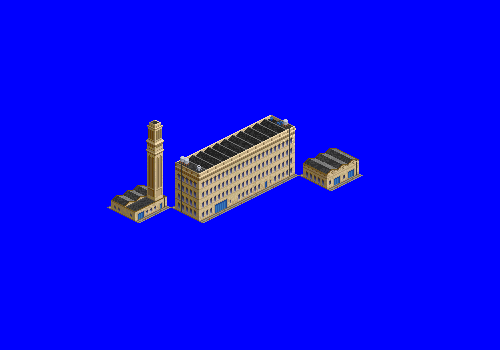
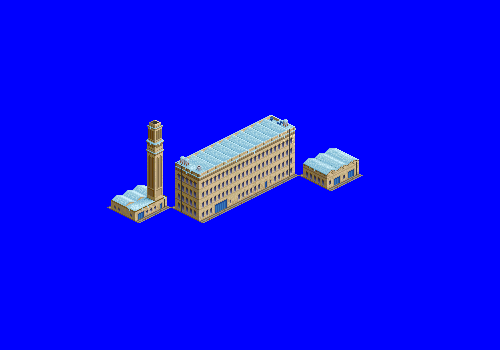
Layer changes from the first w=500, h=350 image to the second:
added layer "snow" (1st of 3, in "warehouse") in group "warehouse" over [303, 148, 359, 175]
added layer "snow" (2nd of 3, in "boilerhouse") in group "boilerhouse" over [112, 125, 166, 211]
added layer "snow" (3rd of 3, in "mill") in group "mill" over [175, 115, 296, 178]
